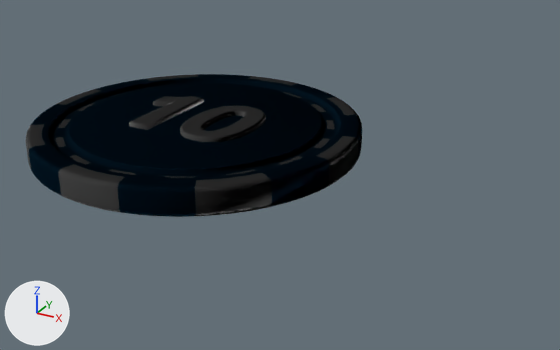
Two versions of the glTF model chips/10.glb, one commit apart.
Camera for both pictures: a 50 mm camera at (0.0621, -0.135, 0.0687) aimed at (-0.0155, 0.0061, -0.0018). Lighting does not change. The marker at lower left points along +X, +Y and +Z. The first picture is the older version.
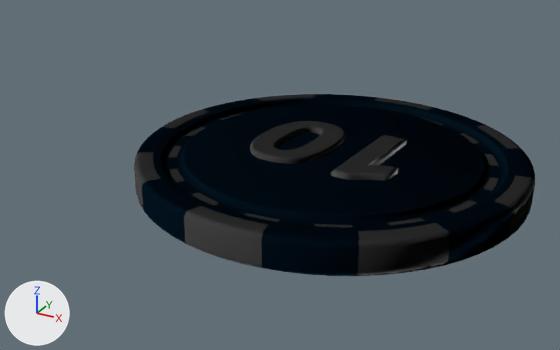
The change, as a list of edits to the scene's bpy script:
```text
Change ob_object_15:
    ob_object_15.parent: ob_10_2 -> ob_10
Change ob_object_16:
    ob_object_16.parent: ob_10_2 -> ob_10
Change ob_object_17:
    ob_object_17.parent: ob_10_2 -> ob_10
Add ob_10:
    ob_10 = bpy.data.objects.new('10', None)
    ob_10.parent = ob_scene
    ob_10.location = (0.0, 0.0, 0.00371)
    ob_10.rotation_euler = (0.014, -3.141, -0.0407)  # degrees (0.8, -180, -2.3)
    ob_10.scale = (-0.334, -0.334, -0.334)
Add ob_scene:
    ob_scene = bpy.data.objects.new('Scene', None)
    ob_scene.location = (0.0, 0.0, 0.0)
```

Location of each change, [x1, y1, x2, y2] in pixels of the pictures (560 x 350 px):
'Object_15', moved
    before: [29, 74, 362, 217]
    after: [137, 94, 535, 276]
'Object_16', moved
    before: [25, 74, 359, 216]
    after: [134, 94, 535, 276]
'Object_17', moved
    before: [129, 96, 266, 142]
    after: [250, 121, 407, 181]
